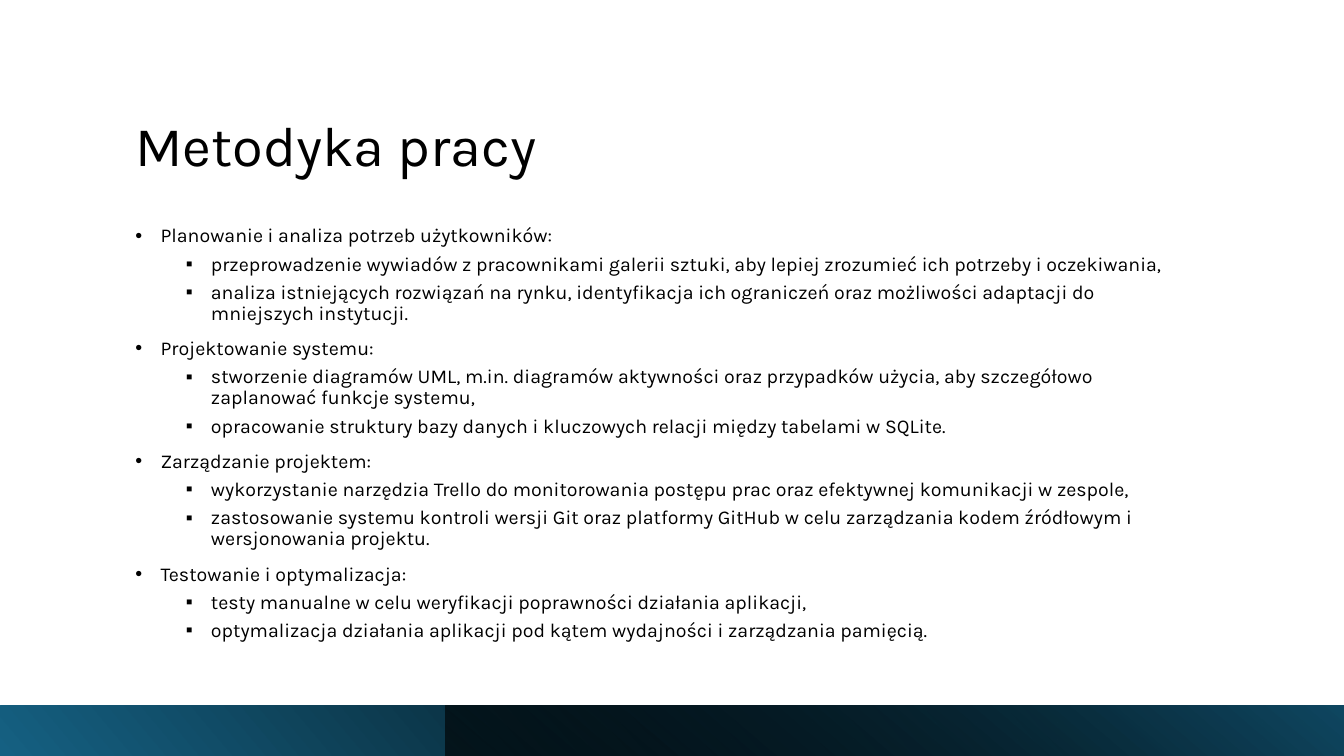
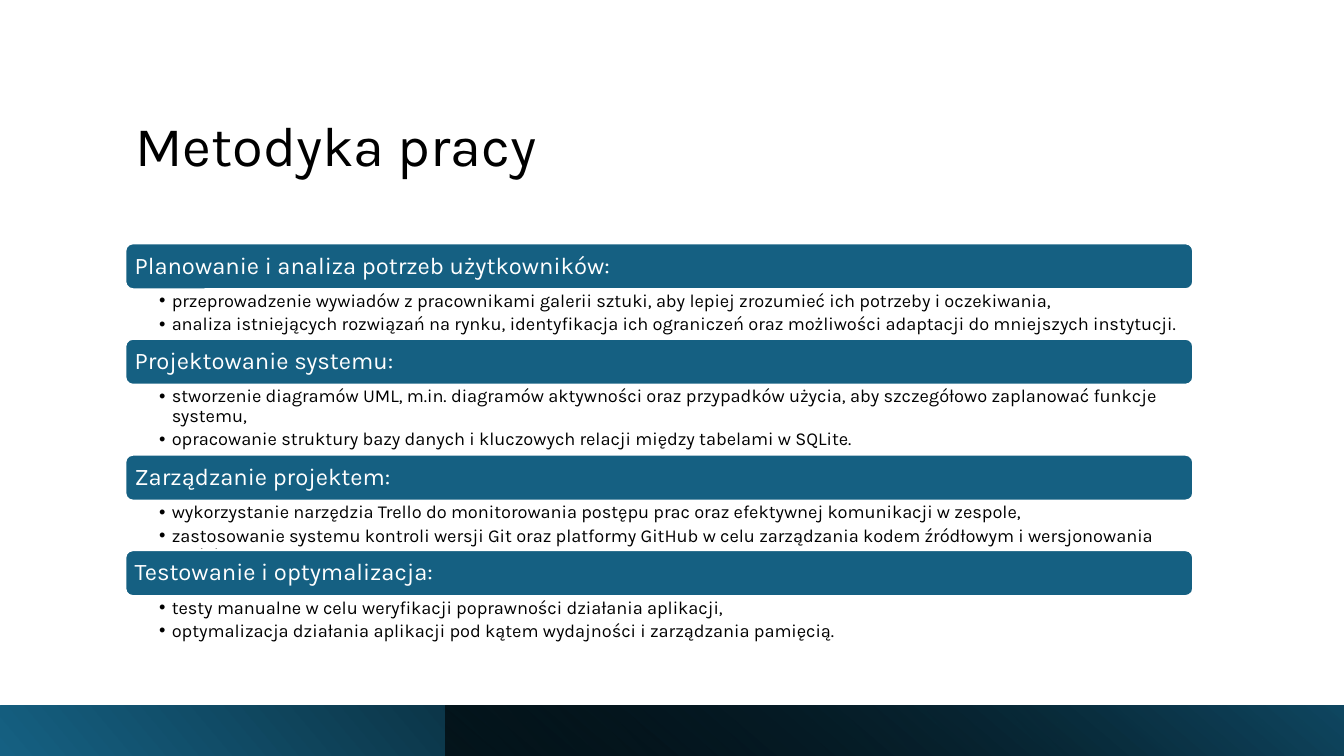
Before and after one commit to oliwiaglodek/MuzeumWPF, a slide deck: slide 9 of Prezentacja na obronę.pptx. Drawn at 1344x756 pixels with LibreOffice and Linux fonts; fonts in the diff are those of the drawing. Boxes give left, top, right and bottom in pixels: in the first picture for what was removed or moved away, otherwise in the second. Text is boxed around its words. In the diff, an @@ line names an element or a change of style, - is before the commit and + after.

```diff
--- a/Prezentacja na obronę.pptx
+++ b/Prezentacja na obronę.pptx
@@ text removed at <box>161,227,1161,642</box> @@
-• Planowanie i analiza potrzeb użytkowników:
-  ▪ przeprowadzenie wywiadów z pracownikami galerii sztuki, aby lepiej zrozumieć ich potrzeby i oczekiwania,
-  ▪ analiza istniejących rozwiązań na rynku, identyfikacja ich ograniczeń oraz możliwości adaptacji do mniejszych instytucji.
-• Projektowanie systemu:
-  ▪ stworzenie diagramów UML, m.in. diagramów aktywności oraz przypadków użycia, aby szczegółowo zaplanować funkcje systemu,
-  ▪ opracowanie struktury bazy danych i kluczowych relacji między tabelami w SQLite.
-• Zarządzanie projektem:
-  ▪ wykorzystanie narzędzia Trello do monitorowania postępu prac oraz efektywnej komunikacji w zespole,
-  ▪ zastosowanie systemu kontroli wersji Git oraz platformy GitHub w celu zarządzania kodem źródłowym i wersjonowania projektu.
-• Testowanie i optymalizacja:
-  ▪ testy manualne w celu weryfikacji poprawności działania aplikacji,
-  ▪ optymalizacja działania aplikacji pod kątem wydajności i zarządzania pamięcią.
@@ group added at <box>125,243,1194,642</box>: 8 texts, 4 rounded rectangles @@
+Planowanie i analiza potrzeb użytkowników:
+  • przeprowadzenie wywiadów z pracownikami galerii sztuki, aby lepiej zrozumieć ich potrzeby i oczekiwania,
+  • analiza istniejących rozwiązań na rynku, identyfikacja ich ograniczeń oraz możliwości adaptacji do mniejszych instytucji.
+Projektowanie systemu:
+  • stworzenie diagramów UML, m.in. diagramów aktywności oraz przypadków użycia, aby szczegółowo zaplanować funkcje systemu,
+  • opracowanie struktury bazy danych i kluczowych relacji między tabelami w SQLite.
+Zarządzanie projektem:
+  • wykorzystanie narzędzia Trello do monitorowania postępu prac oraz efektywnej komunikacji w zespole,
+  • zastosowanie systemu kontroli wersji Git oraz platformy GitHub w celu zarządzania kodem źródłowym i wersjonowania projektu.
+Testowanie i optymalizacja:
+  • testy manualne w celu weryfikacji poprawności działania aplikacji,
+  • optymalizacja działania aplikacji pod kątem wydajności i zarządzania pamięcią.
```
Also in this commit, not shown: 1 other slide changed.
